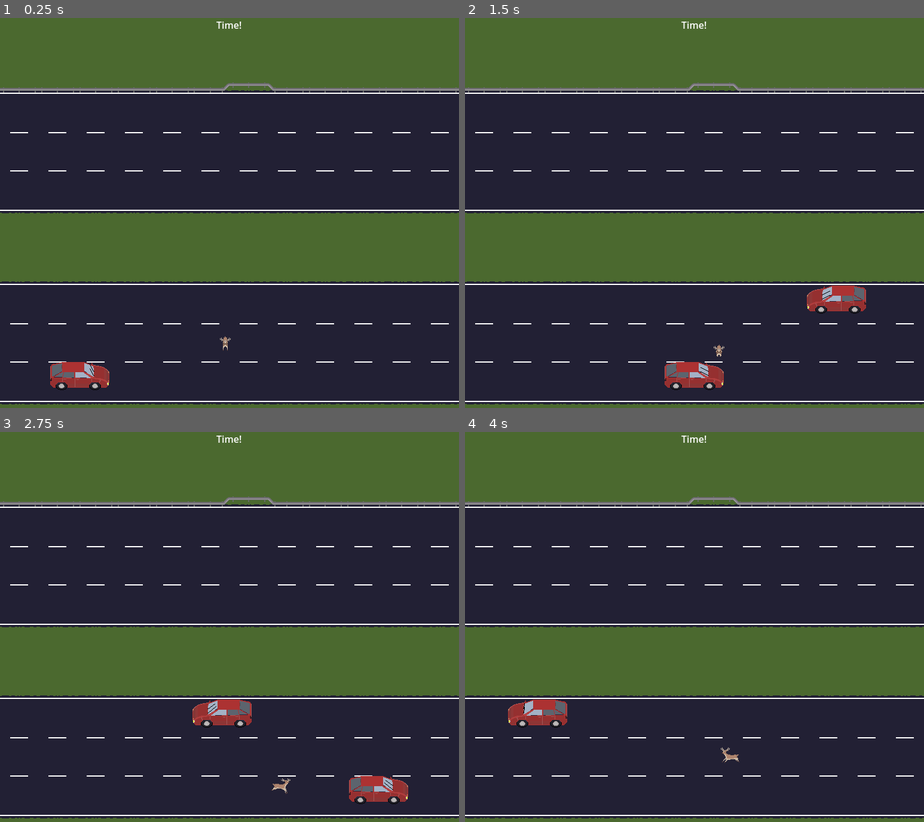
Above: before the commit, frames 1-4 (two rows, left to right).
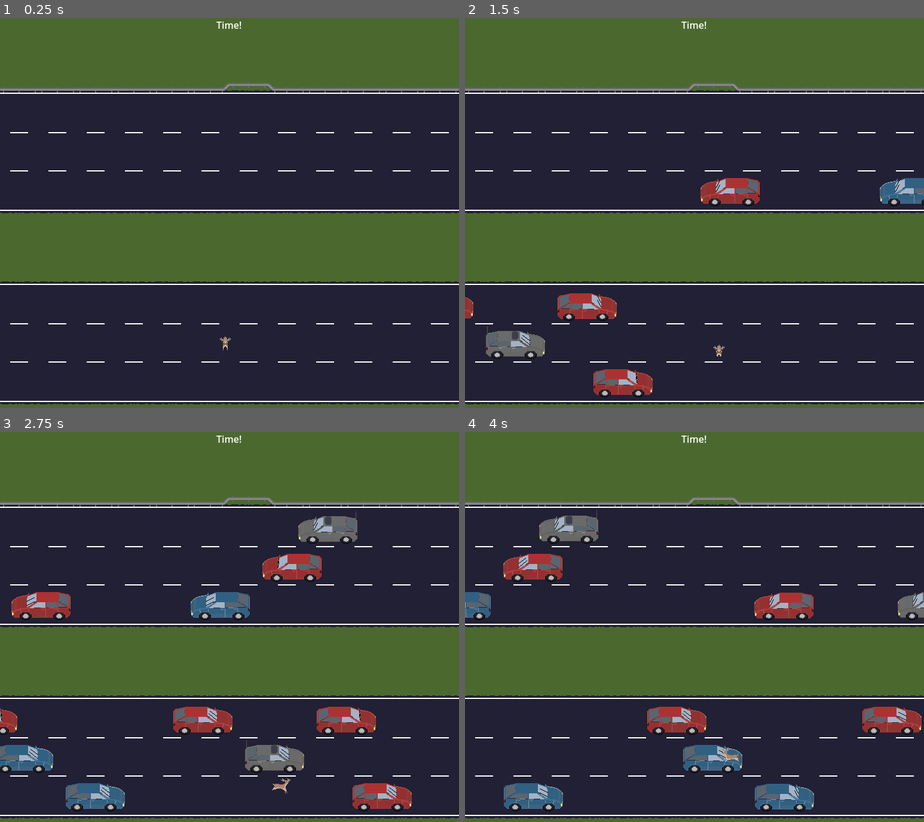
Above: after the commit, the same moments.

Repository: Pedro-T/deer-in-the-headlights
Game: Godot game, scene res://Main.tscn
The game is run twice, just before and just after one commit, with the same random seed, the same clock (stepped at 60 frames per second) and the same inputs.
Inputs:
- Up to frame 1 (0.25 s): no input
- Up to frame 2 (1.5 s): hold D (move_right) 0.53-1.28 s; hold S (move_down) from 1.28 s (still down)
- Up to frame 3 (2.75 s): release S (move_down) at 2.03 s; hold D (move_right) from 2.03 s (still down)
- Up to frame 4 (4 s): release D (move_right) at 2.78 s; hold W (move_up) 2.78-3.53 s; hold A (move_left) from 3.53 s (still down)

The runs differ from the first frame. In frame 1, 0.7% of the frame differs, in the area x 10-24%, y 88-96%; in frame 2, 5.1%; in frame 3, 7.8%, in the area x 0-90%, y 20-98%; in frame 4, 7.3%.

Commit message:
add vehicle spawner setup, rework vehicle structure

Diff:
--- a/deer-in-the-headlights/Main.tscn
+++ b/deer-in-the-headlights/Main.tscn
@@ -1,11 +1,12 @@
-[gd_scene load_steps=9 format=4 uid="uid://bp61fiomhwsy8"]
+[gd_scene load_steps=10 format=4 uid="uid://bp61fiomhwsy8"]
 
 [ext_resource type="TileSet" uid="uid://c4yumyregri21" path="res://stage/tiles/stage_tiles.tres" id="1_glv2v"]
 [ext_resource type="Script" uid="uid://b8mu1jcyysejf" path="res://main.gd" id="1_uu6xs"]
 [ext_resource type="PackedScene" uid="uid://dpkybo5lwe4s1" path="res://stage/No Go Area.tscn" id="3_cm0pq"]
 [ext_resource type="PackedScene" uid="uid://d1po75xlbba11" path="res://player/Player.tscn" id="3_r0du0"]
-[ext_resource type="PackedScene" uid="uid://6plrihs40fr2" path="res://vehicle/Vehicle.tscn" id="4_fos0i"]
-[ext_resource type="SpriteFrames" uid="uid://cq8ciqxel8e18" path="res://vehicle/animations/car_hatch_red.tres" id="5_3dxm6"]
+[ext_resource type="PackedScene" uid="uid://et1e86pvhcod" path="res://stage/gutter/VehicleGutter.tscn" id="6_lgr22"]
+[ext_resource type="PackedScene" uid="uid://ck3w8a1qo2gwx" path="res://stage/traffic/VehicleSpawnController.tscn" id="6_trn2v"]
+[ext_resource type="PackedScene" uid="uid://k8ejp0bpbay5" path="res://stage/traffic/VehicleSpawnNode.tscn" id="7_03owx"]
 
 [sub_resource type="RectangleShape2D" id="RectangleShape2D_cm0pq"]
 resource_local_to_scene = true
@@ -50,14 +51,38 @@
 
 [node name="VehicleContainer" type="Node" parent="Stage"]
 
-[node name="Vehicle" parent="Stage/VehicleContainer" instance=ExtResource("4_fos0i")]
-position = Vector2(80, 596)
-sprite_frames = ExtResource("5_3dxm6")
+[node name="VehicleSpawnController" parent="Stage/VehicleContainer" instance=ExtResource("6_trn2v")]
 
-[node name="Vehicle2" parent="Stage/VehicleContainer" instance=ExtResource("4_fos0i")]
-position = Vector2(925, 468)
-sprite_frames = ExtResource("5_3dxm6")
-move_direction = -1
+[node name="VehicleSpawnNode" parent="Stage/VehicleContainer/VehicleSpawnController" instance=ExtResource("7_03owx")]
+position = Vector2(832, 160)
+
+[node name="VehicleSpawnNode2" parent="Stage/VehicleContainer/VehicleSpawnController" instance=ExtResource("7_03owx")]
+position = Vector2(832, 224)
+
+[node name="VehicleSpawnNode3" parent="Stage/VehicleContainer/VehicleSpawnController" instance=ExtResource("7_03owx")]
+position = Vector2(832, 288)
+
+[node name="VehicleSpawnNode4" parent="Stage/VehicleContainer/VehicleSpawnController" instance=ExtResource("7_03owx")]
+position = Vector2(-64, 480)
+direction = 1
+
+[node name="VehicleSpawnNode5" parent="Stage/VehicleContainer/VehicleSpawnController" instance=ExtResource("7_03owx")]
+position = Vector2(-64, 544)
+direction = 1
+
+[node name="VehicleSpawnNode6" parent="Stage/VehicleContainer/VehicleSpawnController" instance=ExtResource("7_03owx")]
+position = Vector2(-64, 608)
+direction = 1
+
+[node name="Gutters" type="Node" parent="Stage/VehicleContainer"]
+
+[node name="VehicleGutter" parent="Stage/VehicleContainer/Gutters" instance=ExtResource("6_lgr22")]
+position = Vector2(-192, 384)
+rotation = 1.5707964
+
+[node name="VehicleGutter2" parent="Stage/VehicleContainer/Gutters" instance=ExtResource("6_lgr22")]
+position = Vector2(960, 384)
+rotation = -1.5707964
 
 [node name="PlayerContainer" type="Node" parent="Stage"]
 
@@ -72,7 +97,5 @@
 text = "Time!"
 horizontal_alignment = 1
 
-[connection signal="body_entered" from="Stage/VehicleContainer/Vehicle" to="Stage/VehicleContainer/Vehicle" method="_on_body_entered"]
-
 [editable path="Stage/WorldColliders/NoGoArea"]
 [editable path="Stage/WorldColliders/NoGoArea2"]
--- a/deer-in-the-headlights/game_manager.gd
+++ b/deer-in-the-headlights/game_manager.gd
@@ -1,4 +1,9 @@
 extends Node
+
+var vehicle_spawner: VehicleSpawnController
+
+func start() -> void:
+    vehicle_spawner.start()
 
 func game_over(ending: GameEnding) -> void:
     print("triggered")
--- a/deer-in-the-headlights/main.gd
+++ b/deer-in-the-headlights/main.gd
@@ -1 +1,5 @@
 class_name Main extends Node
+
+func _ready() -> void:
+    GameManager.vehicle_spawner = $Stage/VehicleContainer/VehicleSpawnController
+    GameManager.start()
--- /dev/null
+++ b/deer-in-the-headlights/stage/traffic/VehicleSpawnController.tscn
@@ -0,0 +1,10 @@
+[gd_scene load_steps=2 format=3 uid="uid://ck3w8a1qo2gwx"]
+
+[ext_resource type="Script" uid="uid://ddxmks6vqj8ky" path="res://stage/traffic/vehicle_spawn_controller.gd" id="1_k3vj5"]
+
+[node name="VehicleSpawnController" type="Node"]
+script = ExtResource("1_k3vj5")
+
+[node name="SpawnIntervalTimer" type="Timer" parent="."]
+
+[connection signal="timeout" from="SpawnIntervalTimer" to="." method="_on_spawn_interval_timer_timeout"]
--- /dev/null
+++ b/deer-in-the-headlights/stage/traffic/VehicleSpawnNode.tscn
@@ -0,0 +1,10 @@
+[gd_scene load_steps=2 format=3 uid="uid://k8ejp0bpbay5"]
+
+[ext_resource type="Script" uid="uid://flm7ob7jwhi1" path="res://stage/traffic/vehicle_spawn_node.gd" id="1_e3yyr"]
+
+[node name="VehicleSpawnNode" type="Node2D"]
+script = ExtResource("1_e3yyr")
+
+[node name="CooldownTimer" type="Timer" parent="."]
+
+[connection signal="timeout" from="CooldownTimer" to="." method="_on_cooldown_timer_timeout"]
--- /dev/null
+++ b/deer-in-the-headlights/stage/traffic/vehicle_spawn_controller.gd
@@ -0,0 +1,35 @@
+class_name VehicleSpawnController extends Node
+
+@onready var timer: Timer = $SpawnIntervalTimer
+
+@export var spawn_interval: float = 0.2
+
+const ANIMATIONS_PATH: String = "res://vehicle/animations"
+const VARIANT: String = "drive_wipers"
+
+static var animations: Array[SpriteFrames] = []
+
+var nodes: Array[VehicleSpawnNode] = []
+
+func _ready() -> void:
+    for node: VehicleSpawnNode in get_children().filter(func(child: Node) -> bool: return child is VehicleSpawnNode):
+        nodes.append(node)
+    if animations.is_empty():
+        _load_animations()
+
+func _load_animations() -> void:
+    var directory: DirAccess = DirAccess.open(ANIMATIONS_PATH)
+    for file in directory.get_files():
+        if not file.ends_with(".tres"):
+            continue
+        var anim: SpriteFrames = load(ANIMATIONS_PATH + "/" + file)
+        if anim:
+            animations.append(anim)
+
+func _on_spawn_interval_timer_timeout() -> void:
+    nodes.pick_random().spawn(animations.pick_random(), VARIANT, 300.0)
+    print(get_child_count())
+
+func start() -> void:
+    timer.wait_time = spawn_interval
+    timer.start()
--- /dev/null
+++ b/deer-in-the-headlights/stage/traffic/vehicle_spawn_node.gd
@@ -0,0 +1,28 @@
+class_name VehicleSpawnNode extends Node
+
+@export var direction: SpawnDirection = SpawnDirection.LEFT
+@onready var timer: Timer = $CooldownTimer
+
+var is_active: bool = true
+
+func spawn(sprite: SpriteFrames, variant: String, speed: float) -> void:
+    if not is_active:
+        return
+    var vehicle: Vehicle = preload("res://vehicle/Vehicle.tscn").instantiate()
+    vehicle.global_position = self.global_position
+    vehicle.setup(sprite, variant, 1 if direction == SpawnDirection.RIGHT else -1, speed)
+    add_sibling(vehicle)
+    _enter_cooldown(sprite.get_frame_texture(variant, 0).get_size().x / speed * 1.1)
+
+func _enter_cooldown(time: float) -> void:
+    timer.wait_time = time
+    timer.start()
+    is_active = false
+
+func _on_cooldown_timer_timeout() -> void:
+    is_active = true
+
+enum SpawnDirection {
+    LEFT,
+    RIGHT
+}
--- a/deer-in-the-headlights/vehicle/vehicle.gd
+++ b/deer-in-the-headlights/vehicle/vehicle.gd
@@ -5,17 +5,20 @@
 @onready var sprite: AnimatedSprite2D = $AnimatedSprite2D
 @onready var collision_shape: CollisionShape2D = $CollisionShape2D
 
-@export var wipers_on: bool = true
 @export var speed: float = 200.00 # pixels per second
 @export var move_direction: int = 1 # 1 for right, 0 for left
+var animation_name: String = ""
 
-var used_animation: String = "drive_wipers" if wipers_on else "drive_day"
+func setup(_sprite_frames: SpriteFrames, _animation_name: String, _move_direction: int, _speed: float) -> void:
+	sprite_frames = _sprite_frames
+	animation_name = _animation_name
+	move_direction = _move_direction
+	speed = _speed
 
 func _ready() -> void:
-	if sprite:
-		sprite.sprite_frames = sprite_frames
-		collision_shape.shape.size = sprite.sprite_frames.get_frame_texture(used_animation, 0).get_size()
-	sprite.play(used_animation)
+	sprite.sprite_frames = sprite_frames
+	collision_shape.shape.size = sprite.sprite_frames.get_frame_texture(animation_name, 0).get_size()
+	sprite.play(animation_name)
 	sprite.flip_h = move_direction == 1
 
 func _process(delta: float) -> void:
Not shown, added: deer-in-the-headlights/stage/traffic/vehicle_spawn_controller.gd.uid
Not shown, added: deer-in-the-headlights/stage/traffic/vehicle_spawn_node.gd.uid
